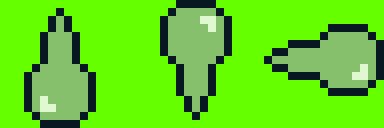
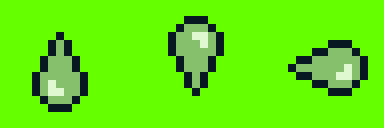
Revision of a layered 384 × 128 image; what changed, layer by layer:
added layer "right" (1st of 3) above "up" over box(288, 40, 368, 96)
added layer "up" (1st of 2) above "down" over box(168, 16, 224, 96)
added layer "down" (1st of 2) above "right" over box(32, 32, 88, 112)
hid "right" (2nd of 3) over box(264, 24, 384, 96)
hid "up" (2nd of 2) over box(160, 0, 232, 120)
hid "down" (2nd of 2) over box(24, 8, 96, 128)
